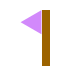
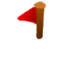
Comparing the layer stacks of the two 75x75 images. Changes:
removed layer "Layer 1" over [left=20, top=10, right=42, bottom=35]
removed layer "flag" over [left=42, top=10, right=50, bottom=66]
removed layer "bg" over [left=17, top=1, right=50, bottom=66]
added layer "Layer 4" above "Layer 3" over [left=32, top=1, right=47, bottom=10]
added layer "Layer 3" above "Layer 2" over [left=34, top=4, right=46, bottom=40]
added layer "Layer 2" over [left=17, top=5, right=40, bottom=26]
